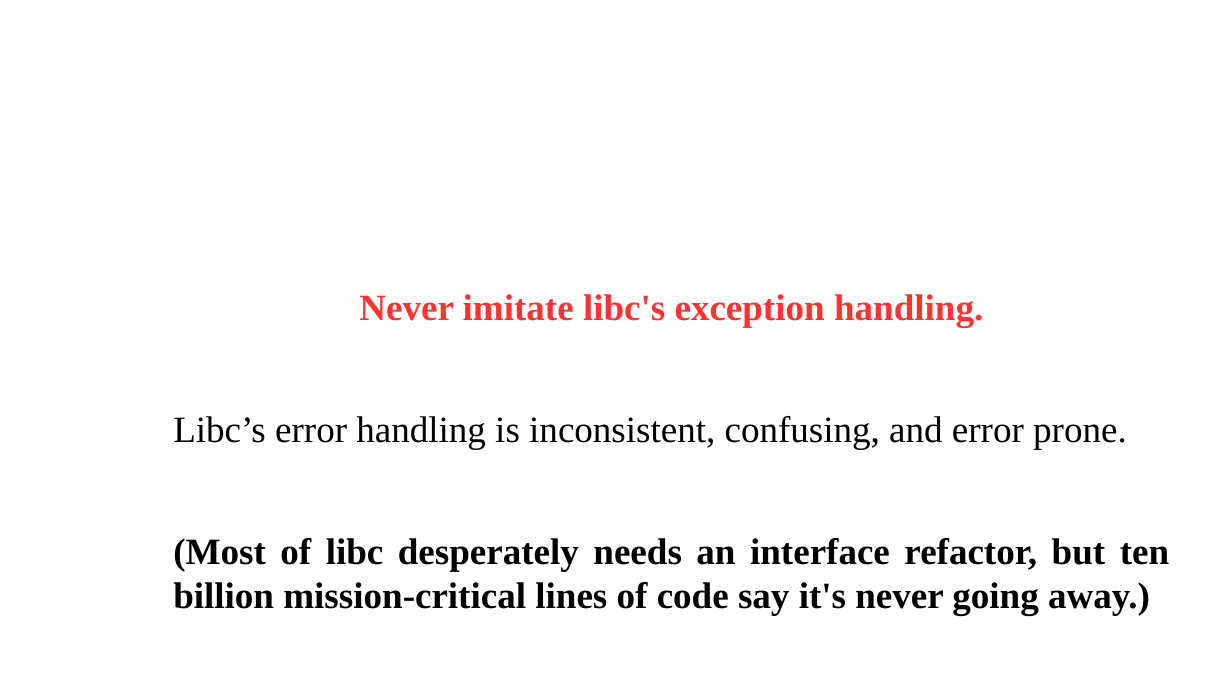
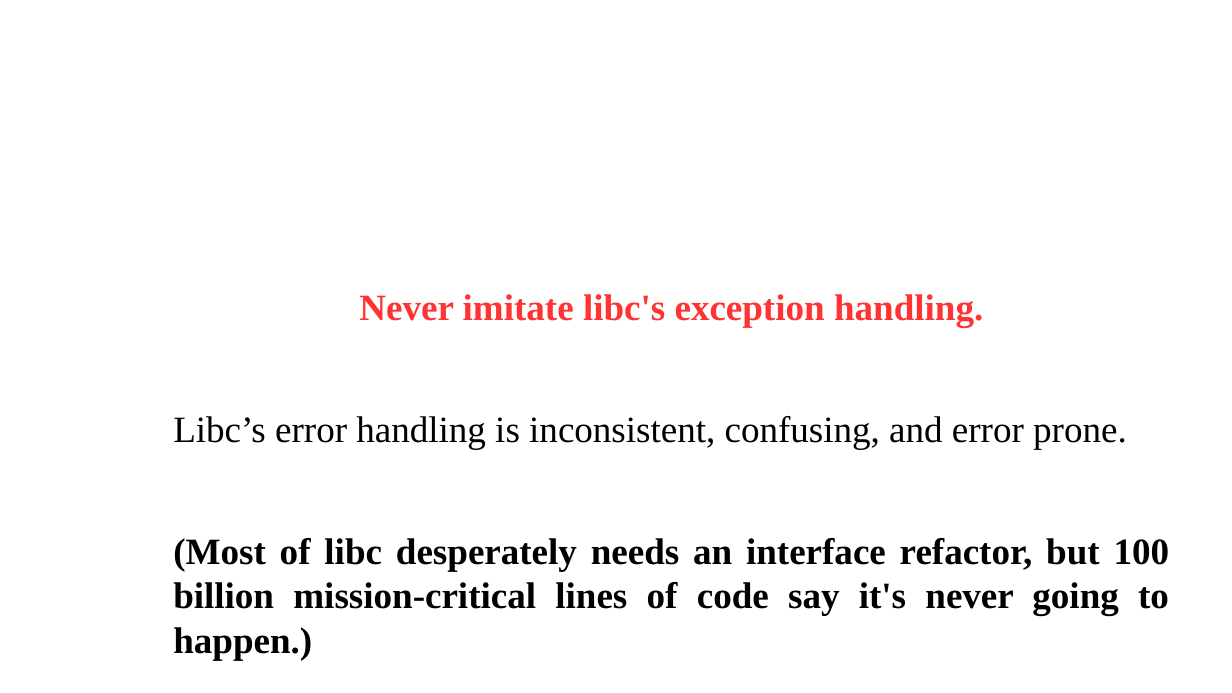
Before and after one commit to dllaurence/youngmanandc, a slide deck: slide 59 of 2020-youngmanandthec-scale.odp (slide 58 before the commit). Drawn at 1232x693 pixels with LibreOffice and Linux fonts; fonts in the diff are those of the drawing; background and template pictures are left out. Boxes give left, top, right and bottom in pixels: in the first picture for what was removed or moved away, otherwise in the second. Text is boxed around its words. In the diff, an @@ line names an element or a change of style, - is before the commit and + after.

```diff
--- a/2020-youngmanandthec-scale.odp
+++ b/2020-youngmanandthec-scale.odp
@@ text at [173, 538, 1170, 616]: text changed @@
-(Most of libc desperately needs an interface refactor, but ten billion mission-critical lines of code say it's never going away.)
+(Most of libc desperately needs an interface refactor, but 100 billion mission-critical lines of code say it's never going to happen.)
```
Also in this commit, not shown: 10 other slides changed, 9 slides added, 5 slides removed.
